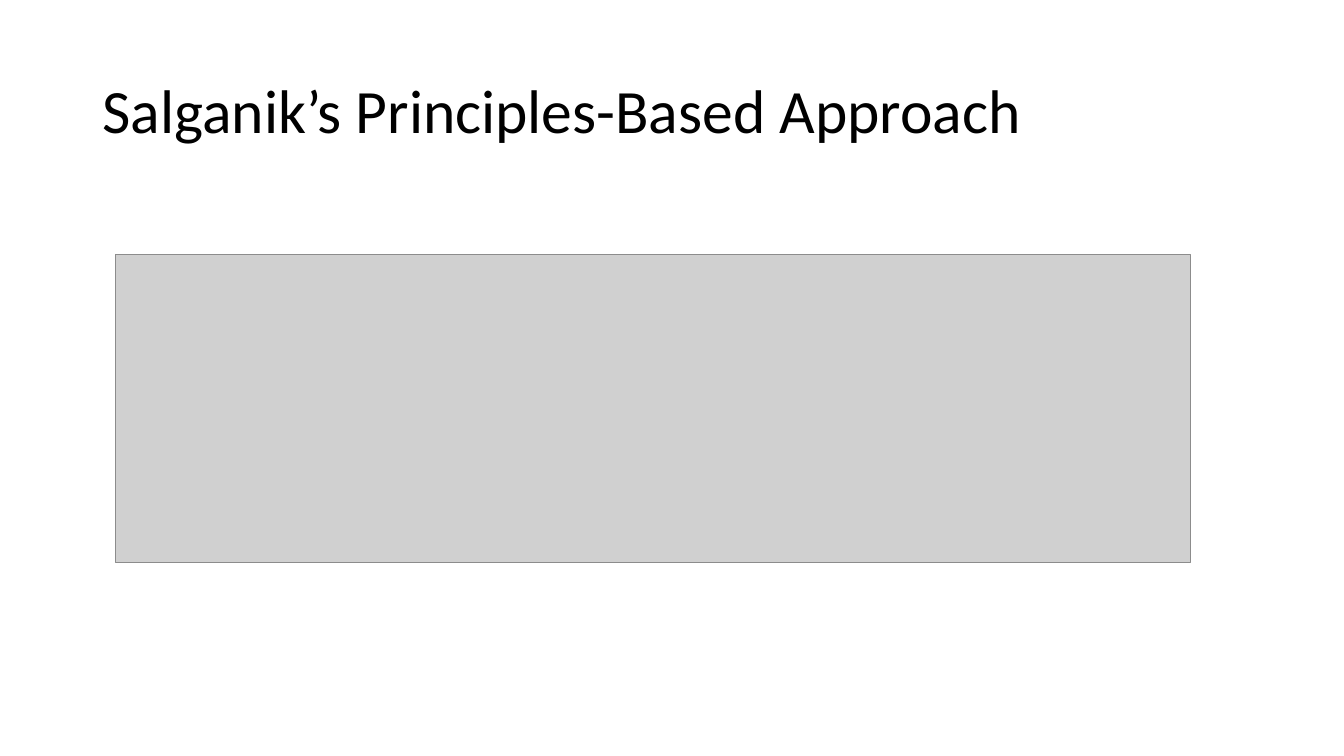
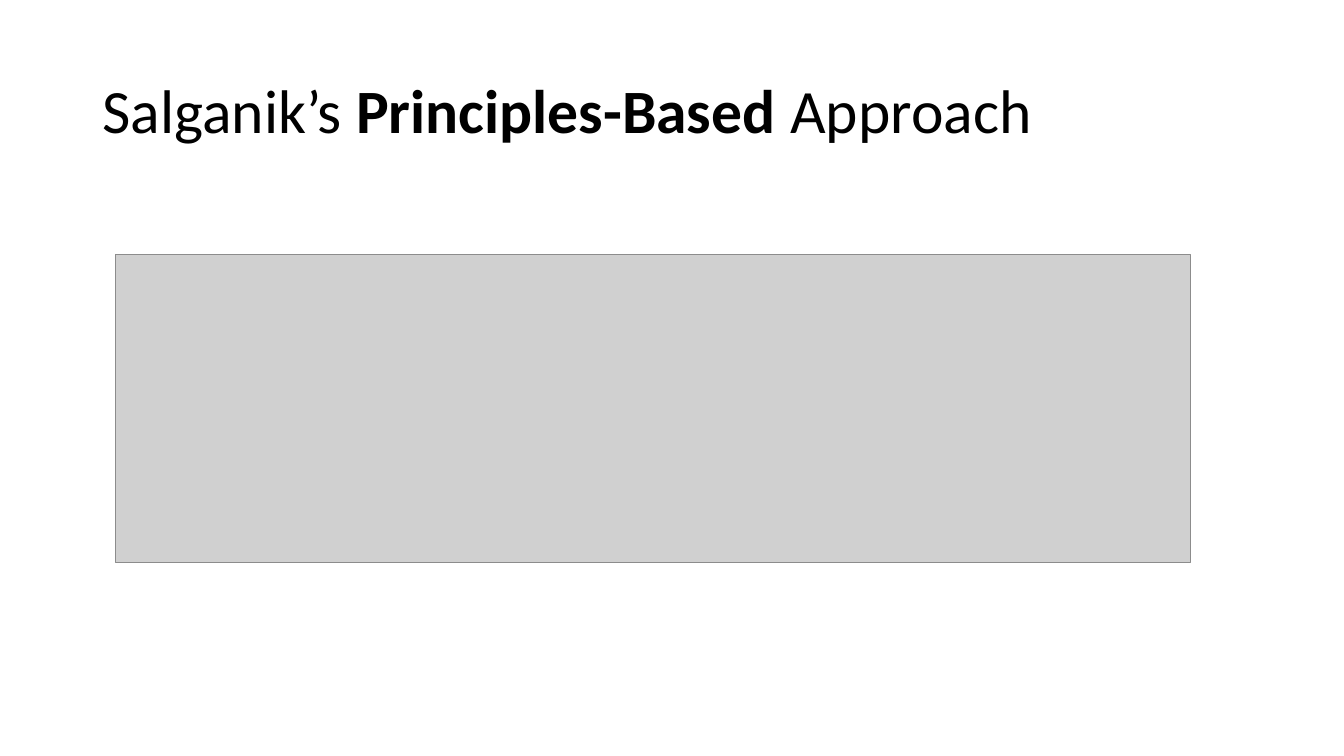
Before and after one commit to noise-lab/censorship-course, a slide deck: slide 43 of lectures/4-Measurement.pptx (slide 40 before the commit). Drawn at 1344x756 pixels with LibreOffice and Linux fonts; fonts in the diff are those of the drawing; grey boxes stand for pictures. Boxes give left, top, right and bottom in pixels: in the first picture for what was removed or moved away, otherwise in the second. Text is boxed around its words. In the diff, an @@ line names an element or a change of style, - is before the commit and + after.

```diff
--- a/lectures/4-Measurement.pptx
+++ b/lectures/4-Measurement.pptx
@@ title "Salganik’s Principles-Based Approach" at box(102, 89, 1031, 144): bold on in "Principles-Based" @@
```
Also in this commit, not shown: 2 other slides changed, 8 slides added, 4 slides removed, 1 other file.
